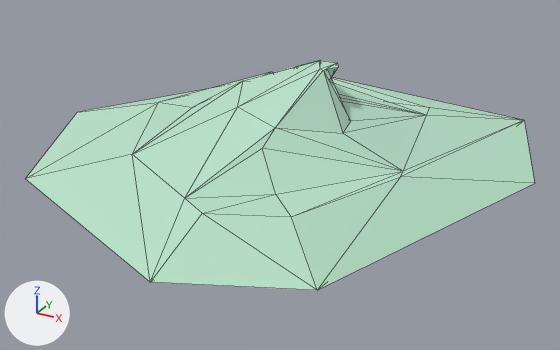
One commit to the glTF model models/terrain_massing1_v01.gltf: the scene before it, then after it.
Camera for both pictures: a 50 mm lens placed at (10.64, -18.57, 8.75), pointed at (0.75, -0.59, -0.24). The lights are fixed; the arrows at lower left show +X, +Y and +Z. Mesh edges are drawn as thin lines. Objects named as collision shapes, trigger or cutter boxes, shadow casters or lower levels of detail are left out. Where no turn or scale is listed for an object, it has been applied to the vertices. Vertices at the same position are counted once.

Script lines for the objects in view, before the commit:
```python
me_id4_002 = bpy.data.meshes.new('ID4.002')
me_id4_002.from_pydata(...)  # 44 vertices, 84 faces; spans x -2.5..12.6, y 0.0..14.3, z 0.0..2.8
me_id4_002.materials.append(mat_material_1)  # green #b9e2c8
ob_massing_1 = bpy.data.objects.new('massing 1', me_id4_002)
ob_massing_1.location = (-5.19, -7.39, 0.0)
```
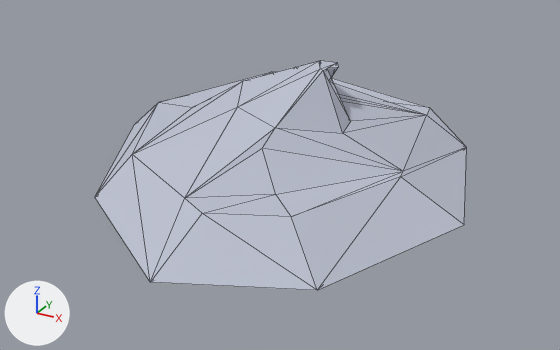
Diff of the bpy script that builds the scene:
```diff
--- a/models/terrain_massing1_v01.gltf.py
+++ b/models/terrain_massing1_v01.gltf.py
@@ mat_material_2 @@
+mat_material_2 = principled_material('material_2')
+mat_material_2.base_color = (0.506, 0.533, 0.631)  # light grey #bdc1d0
+mat_material_2.roughness = 1.0
@@ me_id4_002 @@
 # used by ob_massing_1; location = (-5.19, -7.39, 0.0)
-me_id4_002.from_pydata(...)  # 44 vertices, 84 faces; spans x -2.5..12.6, y 0.0..14.3, z 0.0..2.8
+me_id4_002.from_pydata(...)  # 44 vertices, 84 faces; spans x 0.0..11.6, y 0.0..14.1, z 0.0..2.8
+# me_id4_002 part 1
+# 1 vertex is removed from x 0.1, y 2.7, z 0.0
+# 6 faces are deleted
+# 3 vertices move from x -2.5..12.6, y 7.7..14.3, z 0.0 to x 0.0..11.6, y 5.8..10.9, z 0.0
+# 1 vertex is added at (2.6, 2.7, 0.0)
+# 6 new faces join them
+# me_id4_002 part 2: 78 faces spanning x 0.0..11.6, y 0.0..14.1, z 0.0..2.8 switch from mat_material_1 (green #b9e2c8) to mat_material_2 (light grey #bdc1d0)
```

Changed parts and their boxes (x1, y1, x2, y2) in the pictures (560 x 350 px; the box of a moved part takes in the faces that stretch with it):
'massing 1', reshaped (27% narrower): before (26, 61, 534, 290); after (95, 61, 467, 290)
part 1 of me_id4_002, moved or reshaped: before (26, 78, 534, 290); after (95, 103, 467, 290)
part 2 of me_id4_002, recoloured (green to grey): (132, 61, 429, 290) in both
